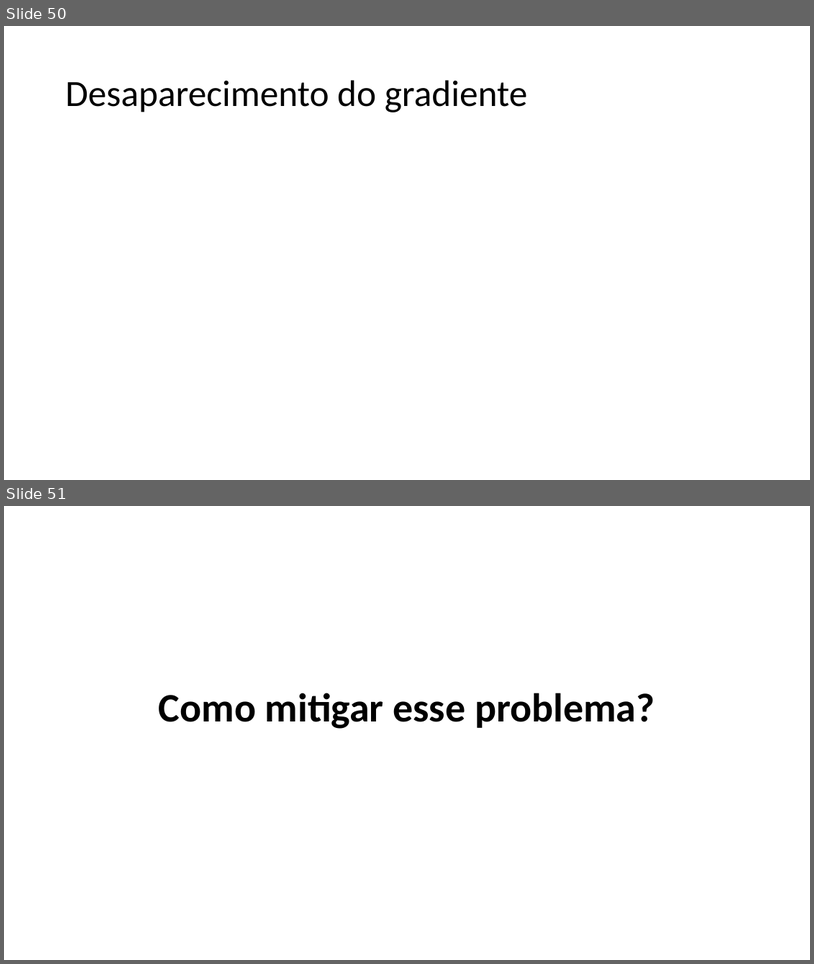
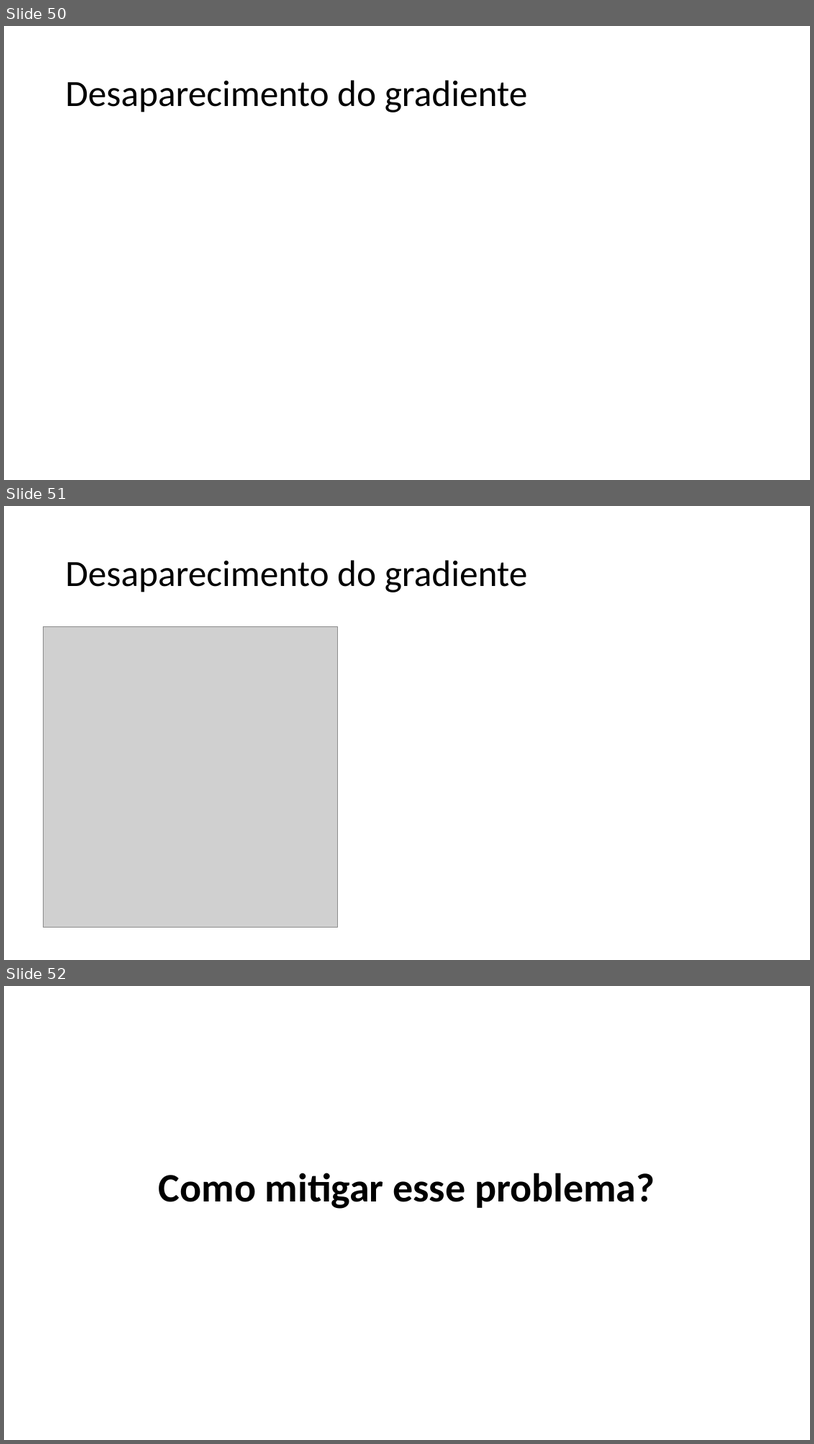
Before and after one commit to zz4fap/c24_inteligencia_artificial, a slide deck: slides/C24_MLP.pptx. Shown one above the other, each under a label of ours: slides 50 and 51 before the commit, slides 50, 51 and 52 after it. The pictures are 814x964 and 814x1444 pixels, drawn with LibreOffice and Linux fonts; fonts in the diff are those of the drawing; grey boxes stand for pictures. Boxes give left, top, right and bottom in pixels: in the first picture for what was removed or moved away, otherwise in the second. Text is boxed around its words. In the diff, an @@ line names an element or a change of style, - is before the commit and + after.

```diff
--- a/slides/C24_MLP.pptx
+++ b/slides/C24_MLP.pptx
@@ slide 51 added at (4, 506, 810, 960), background #FFFFFF @@
@@ title added at (65, 560, 528, 592), 44 pt, text #000000 @@
+Desaparecimento do gradiente
@@ picture added at (44, 627, 337, 927) @@
@@ what was slide 51 is now slide 52 @@
```
Also in this commit, not shown: 4 slides changed, 1 slide removed.
